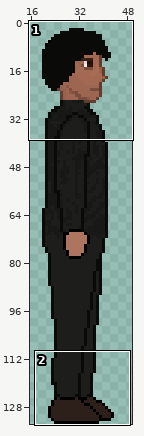
Sprite sheet, stored at Assets/Actors/players/priestSide.png. Above: a wide view before the commit, with the close-up outlined.
Close-up. Before the edit:
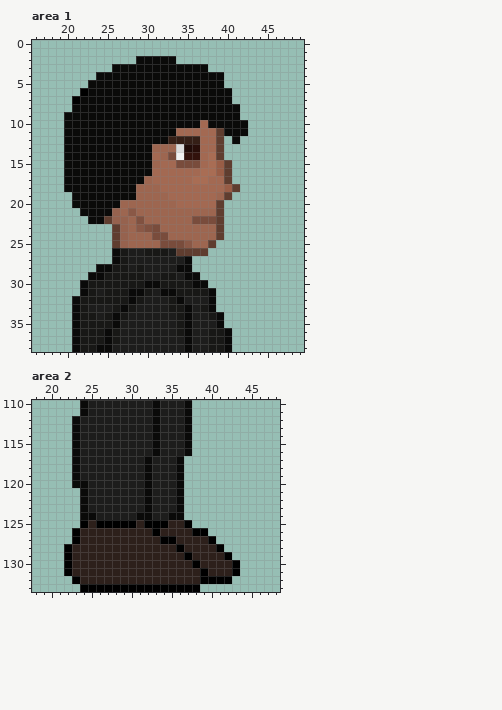
The file is 64x134 pixels. Colours within 5 levels of each other are drawn and written as one. Shown: area 1: x 16..49, y 0..38; area 2: x 18..48, y 110..133. The wide view leaves out empty margins. The commit also changed other parts of the picture, which this record leaves out.
After the commit:
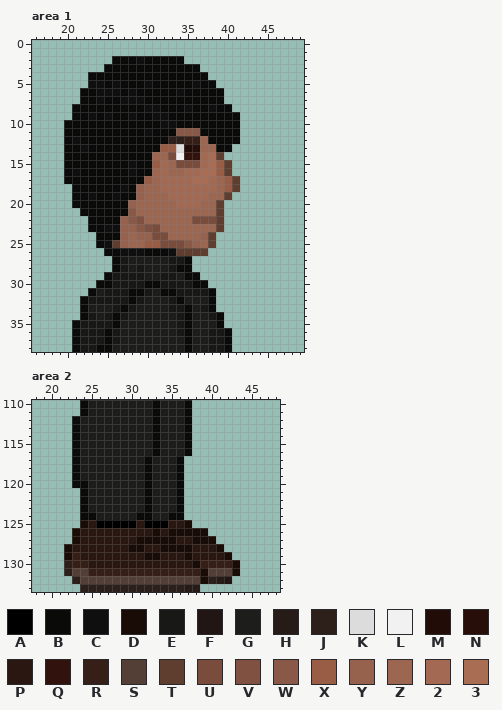
Palette (. is transparent): A #000000  B #0a0a09  C #0f0f0f  D #190c07  E #181816  F #211613  G #1d1d1c  H #271b18  J #2d201b  K #dcdcdc  L #f1f1f1  M #210c08  N #280e09  P #2a1711  Q #32120c  R #351f16  S #543f37  T #5f3d2f  U #794c3c  V #805140  W #8a5846  X #995d46  Y #96624e  Z #9d6650  2 #a36952  3 #a96d54
Edits made:
--- area 1
@@ x 16..49 @@
  1 ..................................
- 2 .............BBBBB................
- 3 ..........BBBBBBBBBBBB............
- 4 ........BBBBBBBBBBBBBBBB..........
- 5 .......BBBBBBBBBBBBBBBBB..........
- 6 ......ABBBBBBBBBBBBBBBBBB.........
- 7 .....ABBBBBBBBBBBBBBBBBBB.........
- 8 .....BBBBBBBBBBBBBBBBBBBBB........
- 9 ....BBBBBBBBBBBBBBBBBBBBBB........
-10 ....BBBBBBBBBBBBBBBBB2BBBBB.......
-11 ....BBBBBBBBBBBBBB22222TBBB.......
-12 ....BBBBBBBBBBBBBRRRR22T.B........
-13 ....BBBBBBBBBBBZZZKMN22T..........
-14 ....BBBBBBBBBBB2ZULQQ23T..........
-15 ....BBBBBBBBBBBZ22UUU23XT.........
-16 ....BBBBBBBBBBB22222233XT.........
-17 ....BBBBBBBBBBZ222223322T.........
-18 ....BBBBBBBBBZZZ22222222XT........
-19 .....BBBBBBBBZZZZ222222ZT.........
-20 .....BBBBBBZZZZZZZ22222T..........
-21 ......BBBBYZWZZZZZZZZZZT..........
-22 .......BBTYYZVZZZZZZUUUT..........
-23 ..........TYZWVUZZZZZZZT..........
-24 ..........TYZZZUUZZZZZZT..........
-25 ..........TYZZZZUUUWZZT...........
-26 ..........BEGGEEEGTTTT............
-27 ..........BEGGGGGGGB..............
-28 ........BBEEGEGGGGBB..............
-29 .......BBEEEEEGGEEGBB.............
-30 ......BEEEEEEEBBEEEEBB............
-31 ......BEGEEEBBEGBBEEEEB...........
-32 .....BEEEEEEBEGGGEBGGGB...........
-33 .....BEGGGEBEGGGGEEBGEB...........
-34 .....BEEGEBEGGGGGGEBGGEB..........
+ 2 ..........BBBCBBBBB...............
+ 3 .........BBBBBBBBBBBB.............
+ 4 .......BBBBBBBBBBBBBBB............
+ 5 .......CCBCBBBCBBBBBCBB...........
+ 6 ......BBCCCBCBBBBBCBBBBB..........
+ 7 ......BBCBBCCCBBBBBBBBBB..........
+ 8 .....BBBBBBBBBCCBBBCBBCBB.........
+ 9 .....BBCBCBBCBBCCBBBBBBBBB........
+10 ....BBBBBBBBBBBBCCBBBBBBBB........
+11 ....BBBBBBBBBBCBBBWWWBBBBB........
+12 ....BCBBBBBBBBBBBJJRRZBBBB........
+13 ....BBCBBBBBBBBBXXKMNZZBB.........
+14 ....BBBBBBBBBBBZZULQQ23T..........
+15 ....BBBBBBBBCBBX2ZUUU23XT.........
+16 ....BCBBBBBBCBBZ2ZZ2233XT.........
+17 ....BBBBBBBBBBXZ2222332ZXT........
+18 .....BBBBBBCBYZZ2222222ZXT........
+19 .....BBCBBCBBYZZZ22222ZZT.........
+20 .....BBBBBBBYZZZZZ222ZZT..........
+21 ......BBBBBBWZZZZZZZZZZT..........
+22 .......BBBBYWVZZZZZZUUUT..........
+23 .......BBCCYYWVUZZZZZZZT..........
+24 ........BBBYZYYUUZZZZYT...........
+25 ........BCTYZZXXUUUWYZT...........
+26 .........BBCCCBBBCTTTT............
+27 ..........BEGGGGGEEB..............
+28 ..........BEGEGGGEBB..............
+29 .........BEEEEGGEEGBB.............
+30 ........BBEEEEBBEEEEBB............
+31 .......BGEEEBBEGBBEEEEB...........
+32 ......BEEEEEBEGGGEBGGGB...........
+33 ......BGGGEBEGGGGEEBGEB...........
+34 ......BEGEBEGGGGGGEBGGEB..........
 35 .....BEEEEBGGGGGGGEBGGGB..........
--- area 2
@@ x 18..48 @@
 124 ......BBGGGGGBBGGBB............
-125 ......AJAAAAAJAAAJJA...........
-126 .....AJJJJJJJJJAJJJJAA.........
-127 .....AJJJJJJJJJJAAJJJJA........
-128 ....AJJJJJJJJJJJJJAJJJJA.......
-129 ....AJJJJJJJJJJJJJJAJJJJA......
-130 ....AJJJJJJJJJJJJJJJAJJJJA.....
-131 ....AJJJJJJJJJJJJJJJJAJJJA.....
-132 .....AJJJJJJJJJJJJJJJAAAA......
-133 ......AAAAAAAAAAAAAAA..........
+125 ......DPAAAAAPAAAPPD...........
+126 .....DPPPPPPPPPDPDDDDD.........
+127 .....DPPPPPPPDDDDDPPDDD........
+128 ....DPPPPPPPDDPPDDDDPPPD.......
+129 ....DRPPPPPPPPDDPPPDPPPPD......
+130 ....JRRPPPPPPPPPPPPPDRRRRD.....
+131 ....JSSRRRRRRRRRRRRRRDSSSD.....
+132 .....JSSSSSSSSSSSSSSSDJHF......
+133 ......JJJJJJJJJJJJJHH..........
Pixel boxes of the changes (left, top, right, bottom) in both close-ups:
changed: (64, 56, 248, 320)
changed: (64, 520, 240, 592)
